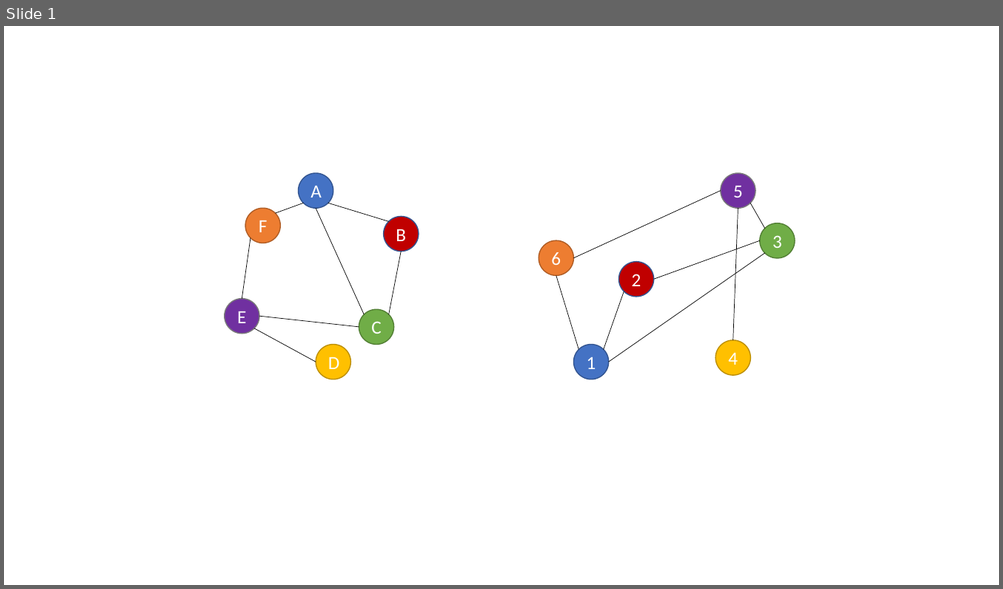
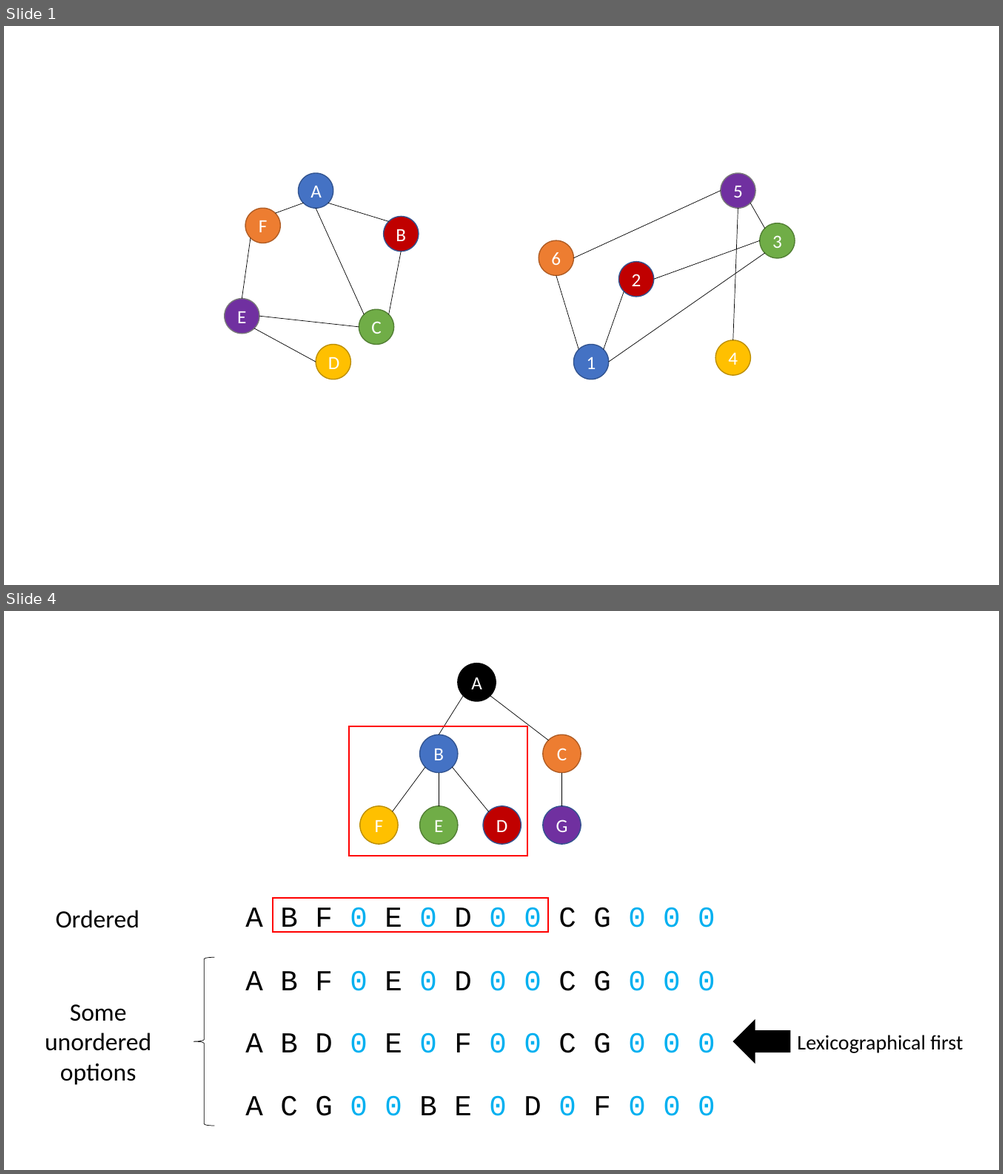
Before and after one commit to taylorSci/frequent-subtree-mining, a slide deck: mini-lecture figures.pptx. Shown one above the other, each under a label of ours: slide 1 before the commit, slides 1 and 4 after it; the slides between them are not shown. The pictures are 1003x589 and 1003x1174 pixels, drawn with LibreOffice and Linux fonts; fonts in the diff are those of the drawing. Boxes give left, top, right and bottom in pixels: in the first picture for what was removed or moved away, otherwise in the second. Text is boxed around its words. In the diff, an @@ line names an element or a change of style, - is before the commit and + after.

```diff
--- a/mini-lecture figures.pptx
+++ b/mini-lecture figures.pptx
@@ slide 4 added at (4, 611, 999, 1170), background #FFFFFF @@
@@ group added at (349, 664, 580, 856): 7 ellipses, 6 lines, 1 rectangle @@
+A
+C
+B
+G
+D
+E
+F
@@ rectangle added at (273, 898, 548, 933), outline #FF0000 1.5 pt @@
@@ text added at (56, 910, 139, 928), 24 pt, text #000000 @@
+Ordered
@@ text added at (245, 907, 715, 933), 28 pt, text #000000 @@
+A B F 0 E 0 D 0 0 C G 0 0 0
@@ group added at (45, 958, 962, 1127): 5 texts, 1 left brace, 1 right arrow @@
+A B F 0 E 0 D 0 0 C G 0 0 0
+A B D 0 E 0 F 0 0 C G 0 0 0
+A C G 0 0 B E 0 D 0 F 0 0 0
+Some unordered options
+Lexicographical first
```
Also in this commit, not shown: 5 other slides added, 1 slide removed, 1 other file.
